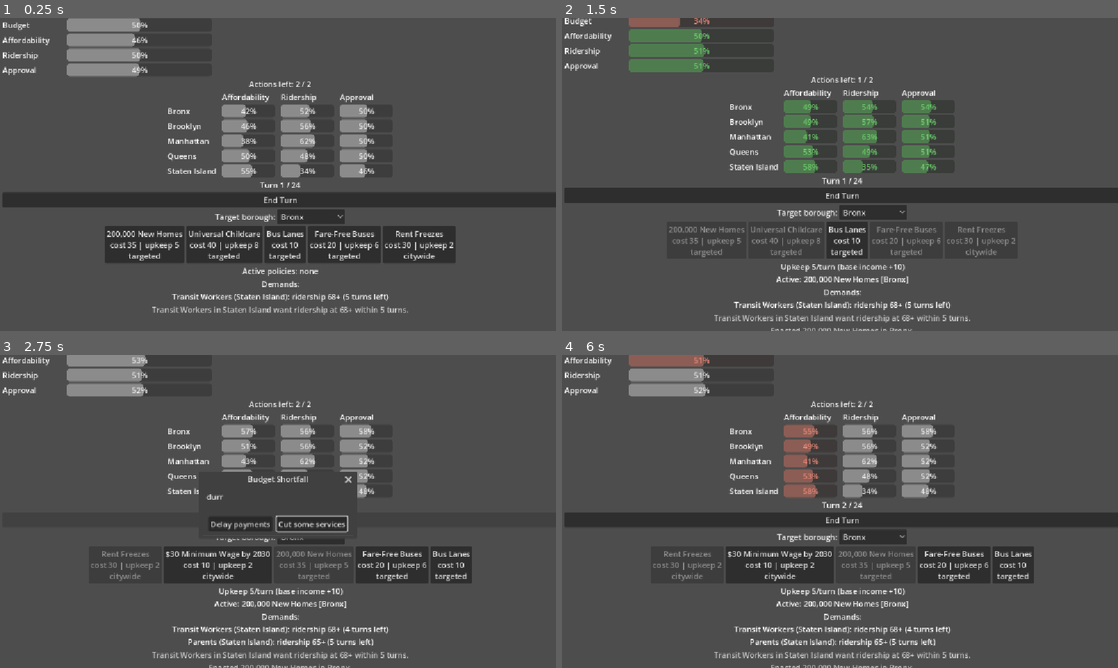
Above: before the commit, frames 1-4 (two rows, left to right).
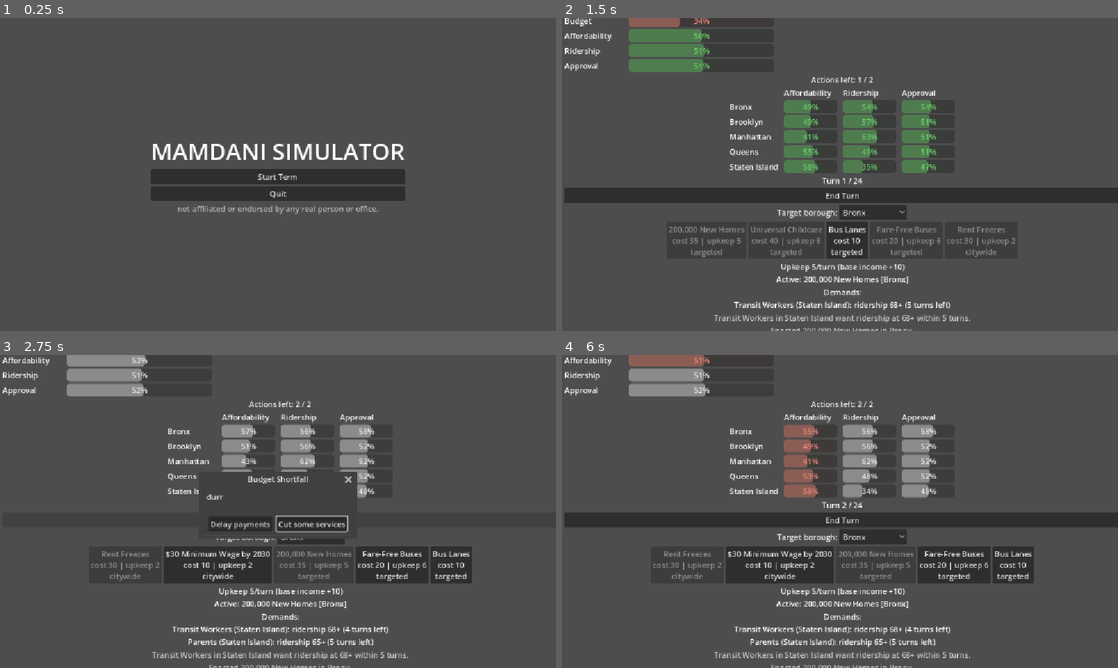
Above: after the commit, the same moments.

Repository: LowPolyPhosphorus/mamdani-simulator
Game: Godot game, scene res://title.tscn
The game is run twice, just before and just after one commit, with the same random seed, the same clock (stepped at 60 frames per second) and the same inputs. Before the commit the project starts from res://main.tscn.
Inputs (mouse positions are in pixels of both pictures, inside the frame that each line leads up to):
- Up to frame 1 (0.25 s): no input
- Up to frame 2 (1.5 s): click (840, 177) at 0.5 s, where only the run after the commit has a clickable "Start Term"; click "200,000 New Homes cost 35 | u…" at 1.25 s
- Up to frame 3 (2.75 s): click "End Turn" at 2 s
- Up to frame 4 (6 s): click "Bronx" at 2.75 s; click "$30 Minimum Wage by 2030 cost…" at 3.5 s; click "Fare-Free Buses cost 20 | upk…" at 4.25 s; click "Bus Lanes cost 10 targeted" at 5 s; click "Delay payments" at 5.75 s

The runs differ from the first frame. In frame 1, 21% of the frame differs, in the area x 0-100%, y 0-95%; in frame 2, less than 0.1%; in frame 3, less than 0.1%; in frame 4, less than 0.1%.

Commit message:
add title screen and update readme

Diff:
--- a/project.godot
+++ b/project.godot
@@ -11,7 +11,7 @@
 [application]
 
 config/name="mamdani-simulator"
-run/main_scene="uid://dh0sy75w0m1g"
+run/main_scene="uid://bx7ua24t2tn67"
 config/features=PackedStringArray("4.7", "GL Compatibility")
 config/icon="res://icon.svg"
 
--- /dev/null
+++ b/title.gd
@@ -0,0 +1,41 @@
+extends Control
+
+const GAME_SCENE := "res://main.tscn"
+
+
+func _ready() -> void:
+	set_anchors_preset(Control.PRESET_FULL_RECT)
+
+	var center := CenterContainer.new()
+	center.set_anchors_preset(Control.PRESET_FULL_RECT)
+	add_child(center)
+
+	var box := VBoxContainer.new()
+	box.add_theme_constant_override("seperation", 16)
+	center.add_child(box)
+
+	var title := Label.new()
+	title.text = "MAMDANI SIMULATOR"
+	title.add_theme_font_size_override("font_size", 48)
+	title.horizontal_alignment = HORIZONTAL_ALIGNMENT_CENTER
+	box.add_child(title)
+
+	var start := Button.new()
+	start.text = "Start Term"
+	start.pressed.connect(_on_start_pressed)
+	box.add_child(start)
+
+	var quit := Button.new()
+	quit.text = "Quit"
+	quit.pressed.connect(get_tree().quit)
+	box.add_child(quit)
+
+	var disclaimer := Label.new()
+	disclaimer.text = "not affiliated or endorsed by any real person or office."
+	disclaimer.modulate = Color(1, 1, 1, 0.6)
+	disclaimer.horizontal_alignment = HORIZONTAL_ALIGNMENT_CENTER
+	box.add_child(disclaimer)
+
+
+func _on_start_pressed() -> void:
+	get_tree().change_scene_to_file(GAME_SCENE)
--- /dev/null
+++ b/title.tscn
@@ -0,0 +1,12 @@
+[gd_scene format=3 uid="uid://bx7ua24t2tn67"]
+
+[ext_resource type="Script" uid="uid://fuhigd5n3soy" path="res://title.gd" id="1_y7k74"]
+
+[node name="Title" type="Control" unique_id=1705284003]
+layout_mode = 3
+anchors_preset = 15
+anchor_right = 1.0
+anchor_bottom = 1.0
+grow_horizontal = 2
+grow_vertical = 2
+script = ExtResource("1_y7k74")
Not shown, added: title.gd.uid
Not shown, changed: README.md
